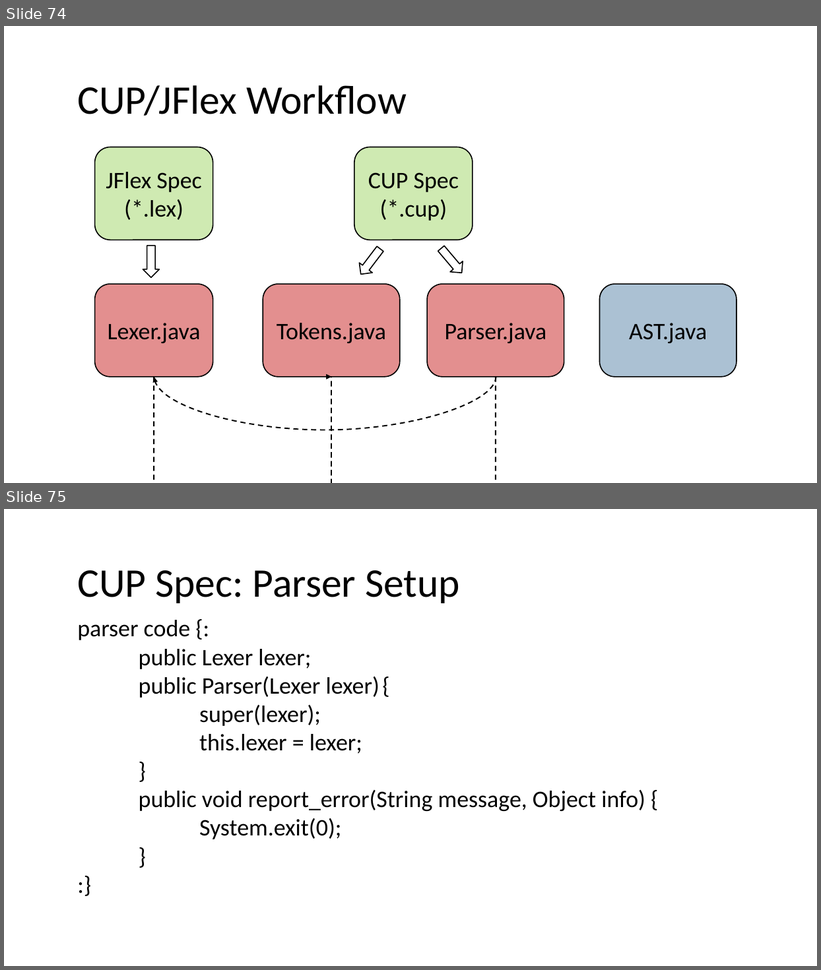
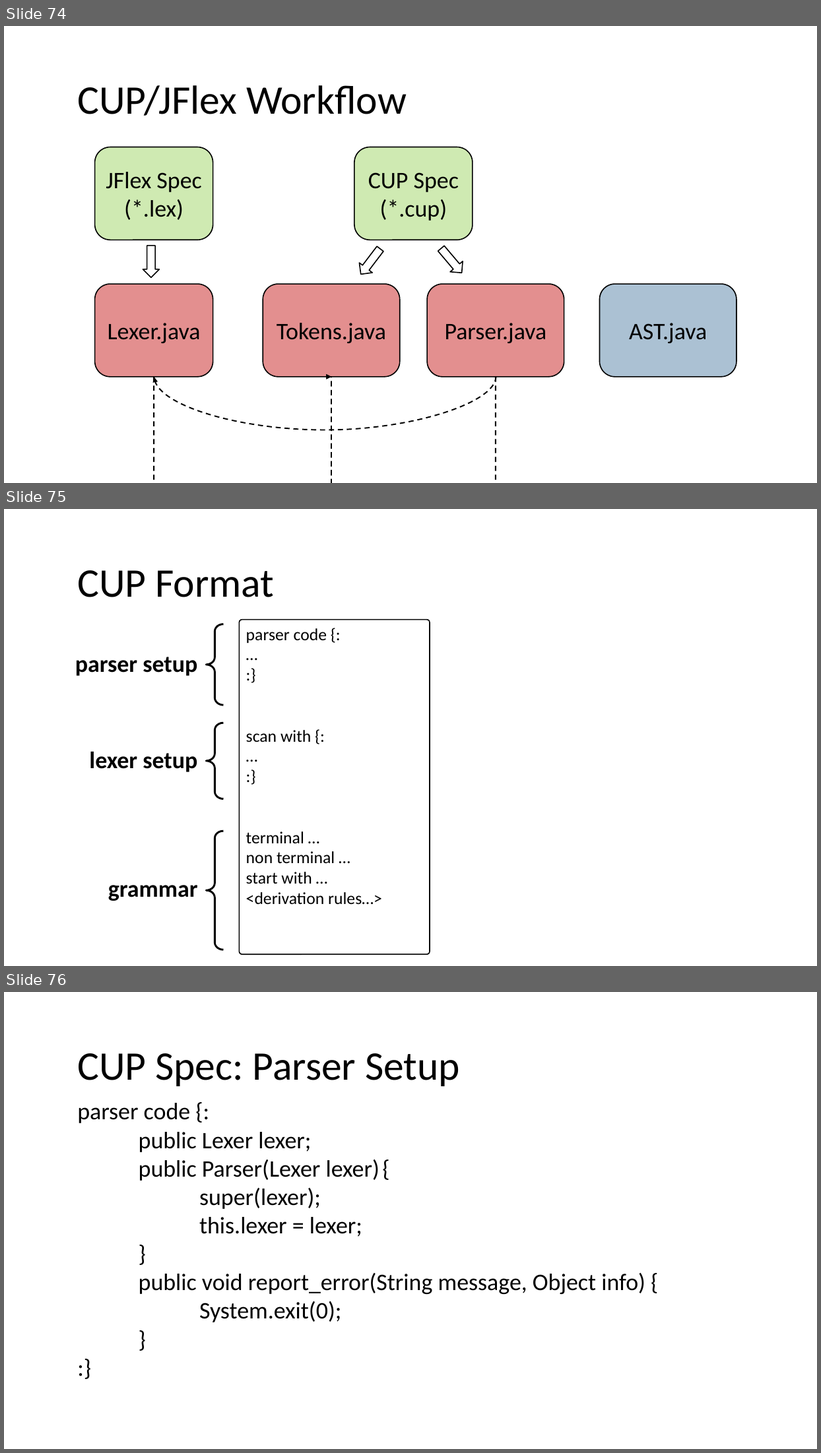
Before and after one commit to nivshani/compilation, a slide deck: slides/bottom_up_parsing.pptx. Shown one above the other, each under a label of ours: slides 74 and 75 before the commit, slides 74, 75 and 76 after it. The pictures are 821x970 and 821x1453 pixels, drawn with LibreOffice and Linux fonts; fonts in the diff are those of the drawing. Boxes give left, top, right and bottom in pixels: in the first picture for what was removed or moved away, otherwise in the second. Text is boxed around its words. In the diff, an @@ line names an element or a change of style, - is before the commit and + after.

```diff
--- a/slides/bottom_up_parsing.pptx
+++ b/slides/bottom_up_parsing.pptx
@@ slide 75 added at <box>4,509,817,966</box>, background #FFFFFF @@
@@ text added at <box>77,570,274,597</box>, 48 pt, text #000000 @@
+CUP Format
@@ right brace added at <box>206,625,223,706</box>, outline #000000 2.25 pt @@
@@ rounded rectangle added at <box>240,619,430,955</box>, fill #FFFFFF, outline #000000 1.25 pt, 20 pt, text #000000 @@
+parser code {:
+…
+:}
+scan with {:
+…
+:}
+terminal …
+non terminal …
+start with …
+<derivation rules…>
@@ text added at <box>75,657,197,676</box>, 28 pt, text #000000, bold @@
+parser setup
@@ right brace added at <box>206,723,223,799</box>, outline #000000 2.25 pt @@
@@ text added at <box>89,751,197,772</box>, 28 pt, text #000000, bold @@
+lexer setup
@@ right brace added at <box>206,831,223,950</box>, outline #000000 2.25 pt @@
@@ text added at <box>108,885,198,901</box>, 28 pt, text #000000, bold @@
+grammar
@@ what was slide 75 is now slide 76 @@
```
Also in this commit, not shown: 3 slides changed, 6 other slides added, 1 other file.
